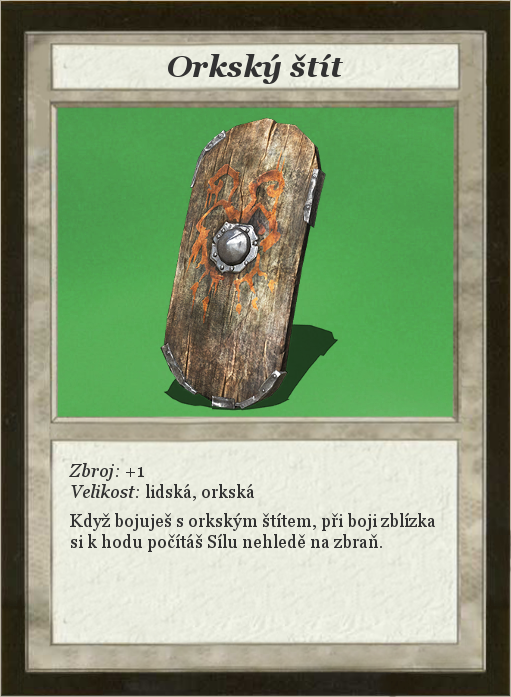
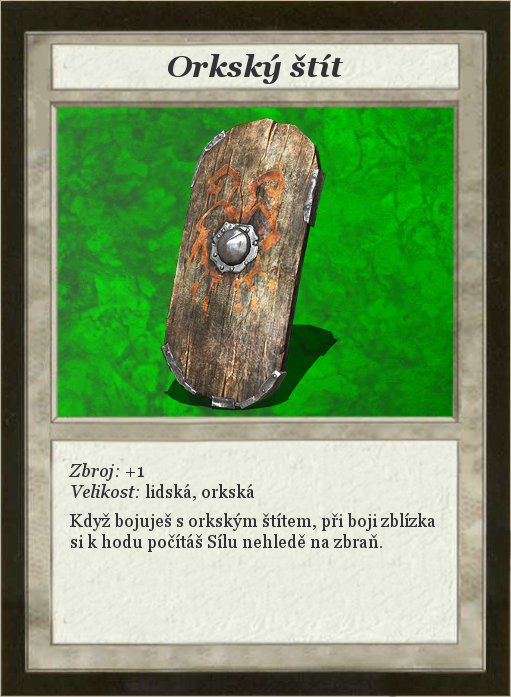
Layer changes from the first 511x697 image to the second:
painted on "OrcishBackground" over [57, 106, 455, 417]
removed layer "Dark-gray-background" over [57, 106, 455, 417]
